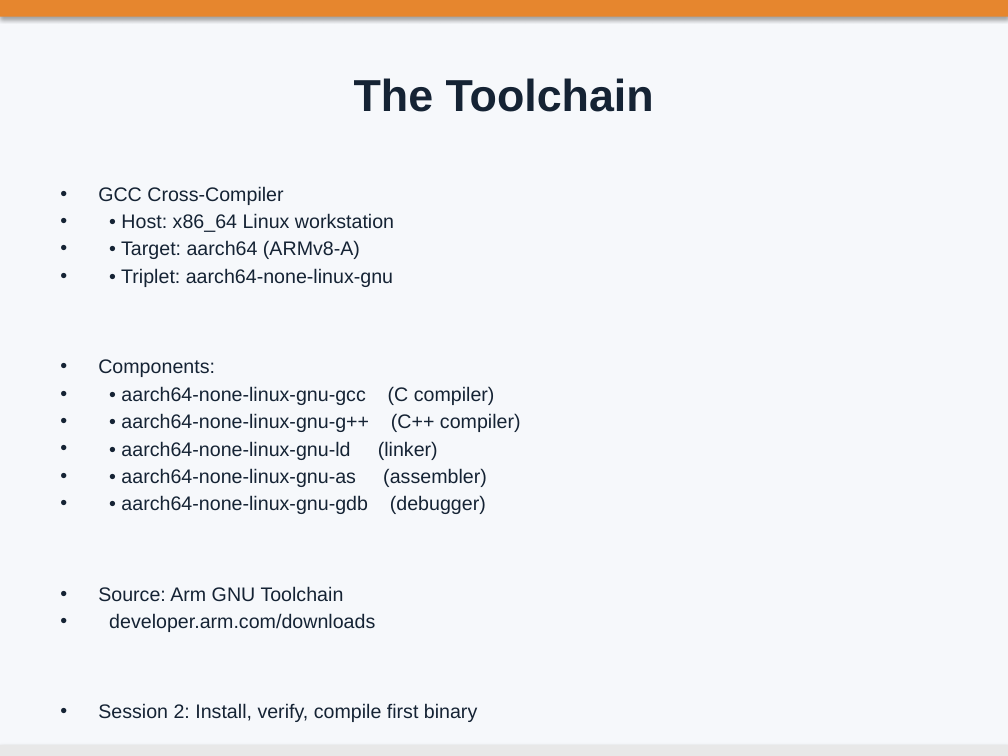
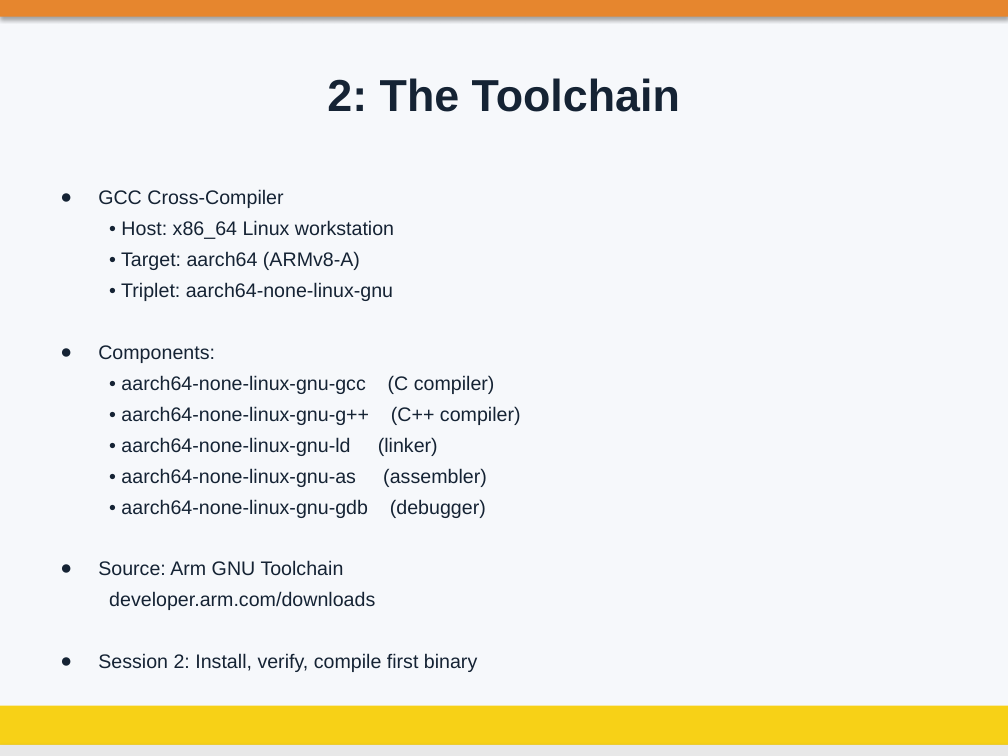
Before and after one commit to aircable/EmbeddedLinuxCourse, a slide deck: slide 15 of slides/01_Course.pptx (slide 14 before the commit). Drawn at 1008x756 pixels with LibreOffice and Linux fonts; fonts in the diff are those of the drawing; background and template pictures are left out. Boxes give left, top, right and bottom in pixels: in the first picture for what was removed or moved away, otherwise in the second. Text is boxed around its words. In the diff, an @@ line names an element or a change of style, - is before the commit and + after.

```diff
--- a/slides/01_Course.pptx
+++ b/slides/01_Course.pptx
@@ title at (327, 78, 680, 112): text changed @@
-The Toolchain
+2: The Toolchain
@@ text "GCC Cross-Compiler" at (98, 189, 521, 672): bullet • to ●; line spacing 1 to 1.15; less space between paragraphs; bullet • to none @@
@@ rectangle added at (0, 706, 1008, 756), fill #F7D117 @@
```
Also in this commit, not shown: 21 other slides changed, 1 slide added, 2 other files.
